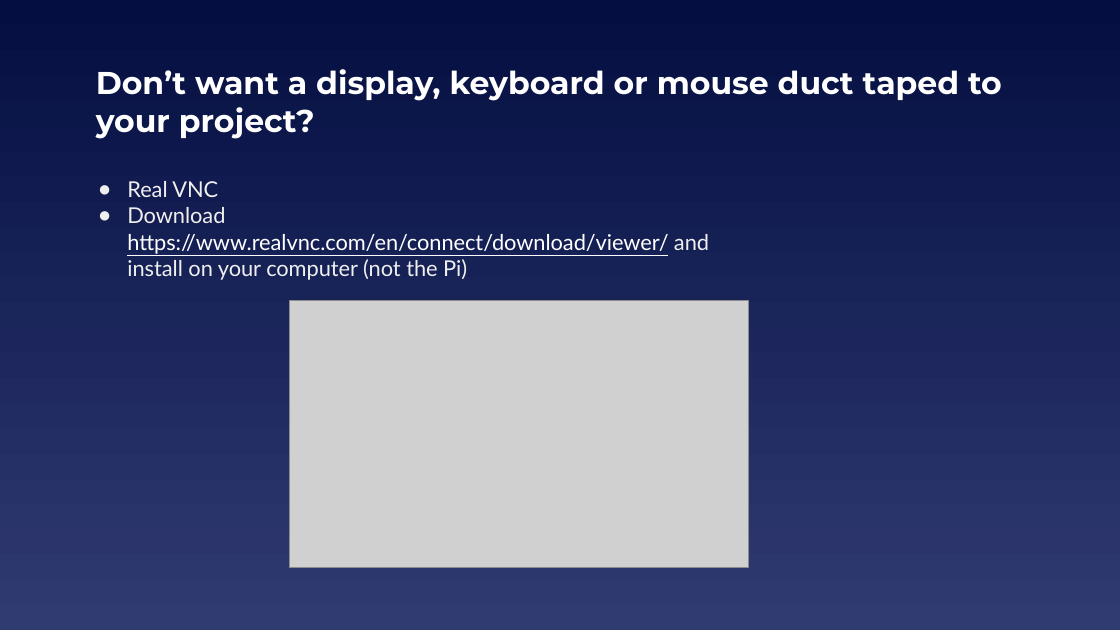
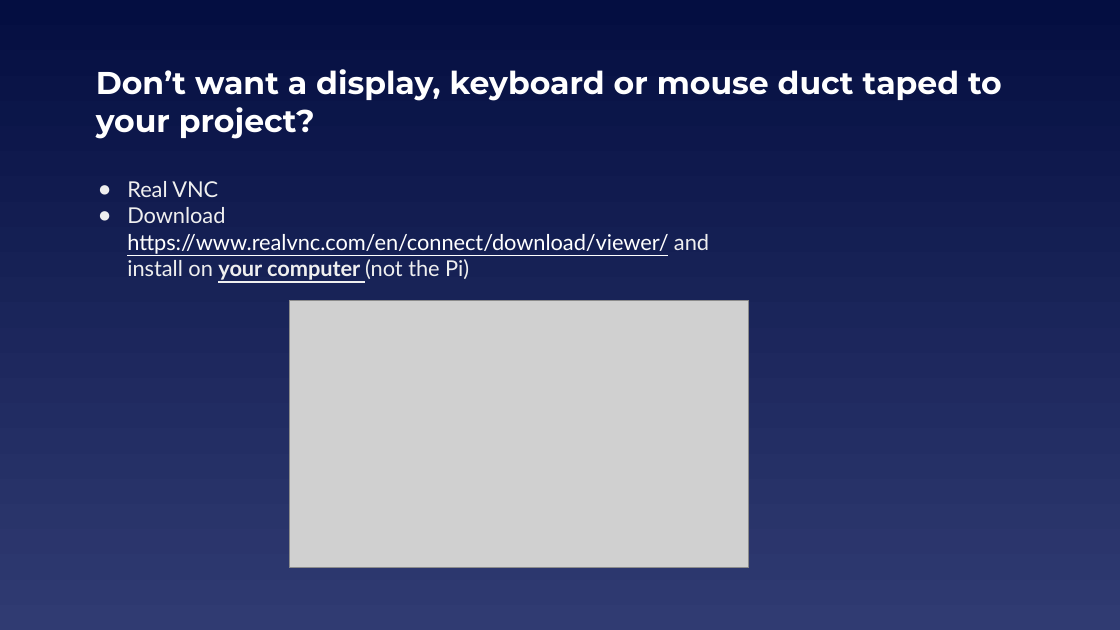
Before and after one commit to EELabMan/Raspberry-Pi-Intro, a slide deck: slide 38 of Raspberry Pi Intro Version 2 headless.pptx (slide 37 before the commit). Drawn at 1120x630 pixels with LibreOffice and Linux fonts; fonts in the diff are those of the drawing; grey boxes stand for pictures. Boxes give left, top, right and bottom in pixels: in the first picture for what was removed or moved away, otherwise in the second. Text is boxed around its words. In the diff, an @@ line names an element or a change of style, - is before the commit and + after.

```diff
--- a/Raspberry Pi Intro Version 2 headless.pptx
+++ b/Raspberry Pi Intro Version 2 headless.pptx
@@ text at <box>127,207,709,280</box>: bold on, underline on in "your computer" @@
```
Also in this commit, not shown: 4 other slides changed, 2 slides added.
